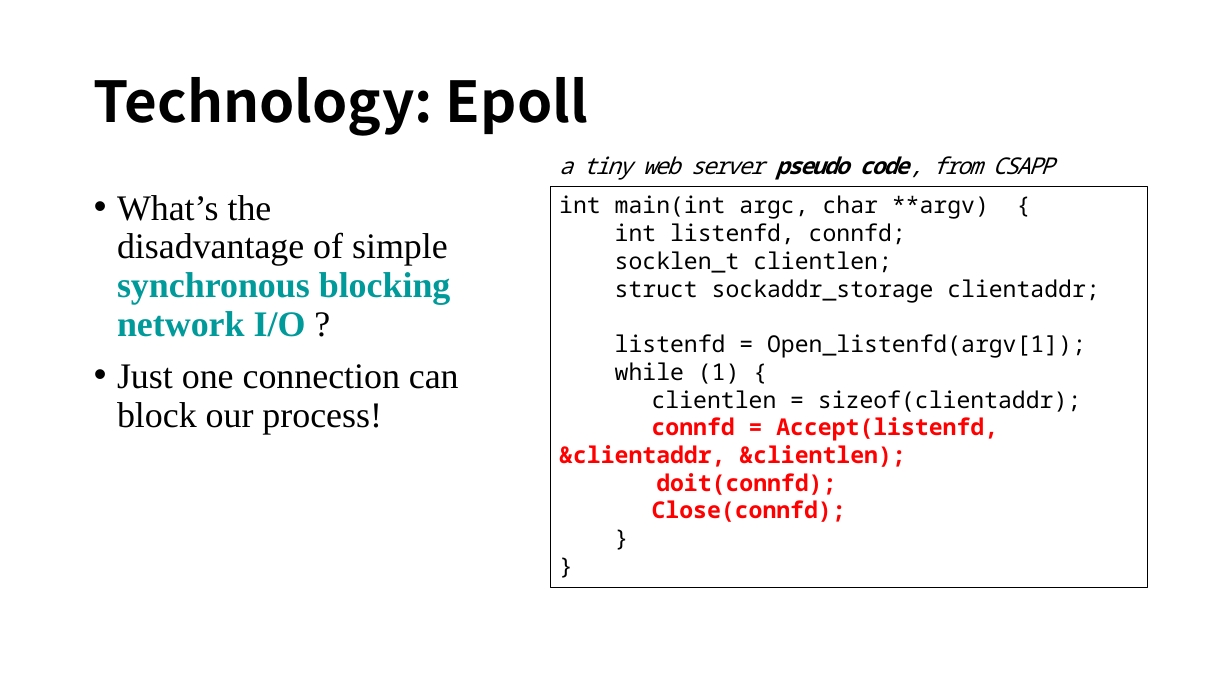
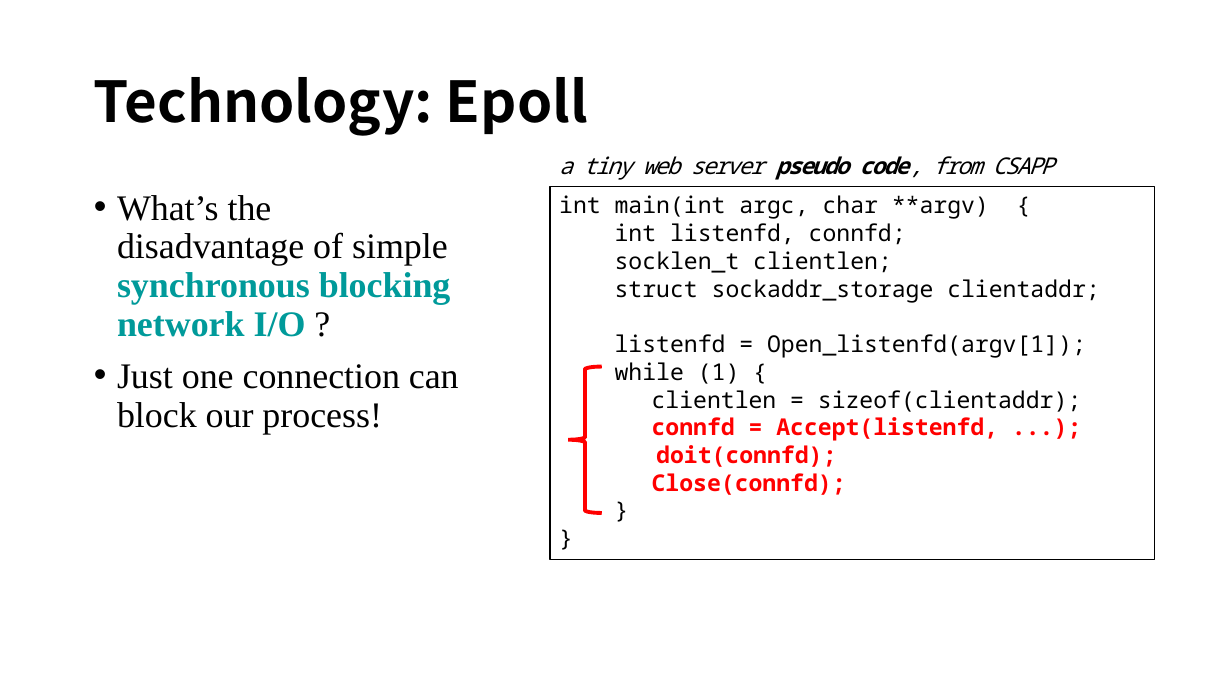
Before and after one commit to WU-SUNFLOWER/LuckyServer, a slide deck: slide 3 of docs/LuckyServer.pptx. Drawn at 1232x693 pixels with LibreOffice and Linux fonts; fonts in the diff are those of the drawing. Boxes give left, top, right and bottom in pixels: in the first picture for what was removed or moved away, otherwise in the second. Text is boxed around its words. In the diff, an @@ line names an element or a change of style, - is before the commit and + after.

```diff
--- a/docs/LuckyServer.pptx
+++ b/docs/LuckyServer.pptx
@@ rectangle "int main(int argc, char **argv) ...": place and size @@
-rectangle "int main(int argc, char **argv) ..." at [550,187,1147,588]
+rectangle "int main(int argc, char **argv) ..." at [550,187,1154,560]
@@ left brace added at [568,367,602,513], outline #FF0000 3 pt @@
@@ text in rectangle at [652,417,998,441]: text changed @@
-connfd = Accept(listenfd, &clientaddr, &clientlen);
+connfd = Accept(listenfd, ...);
```
